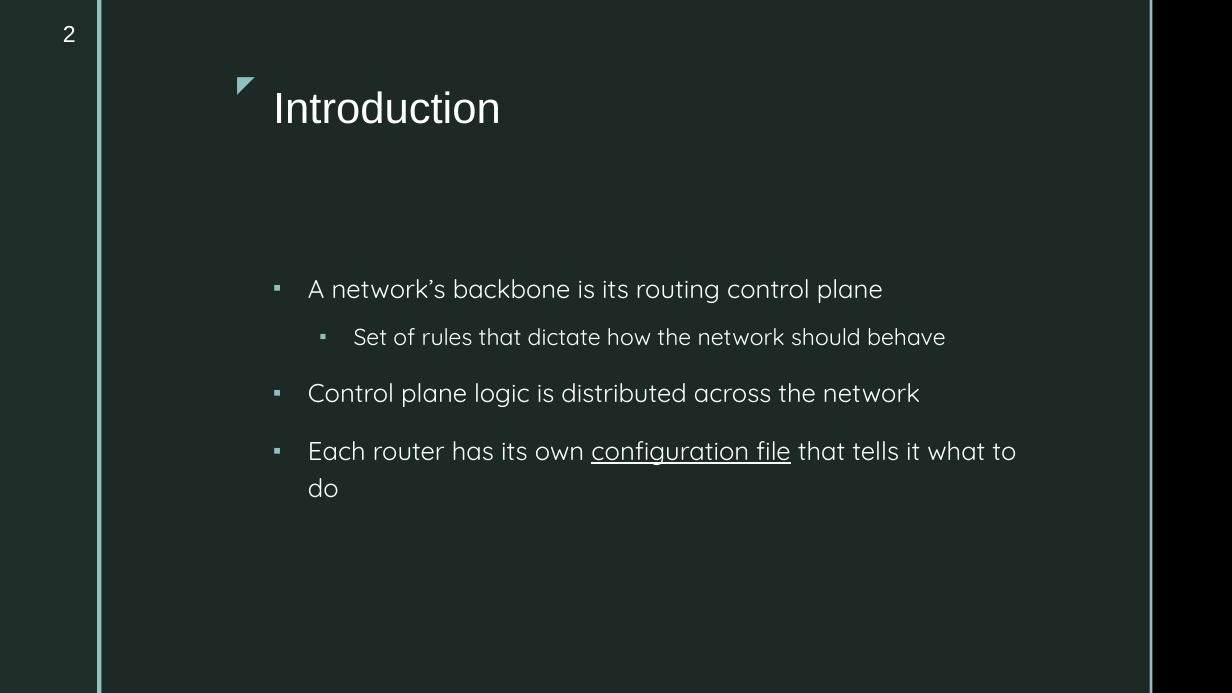
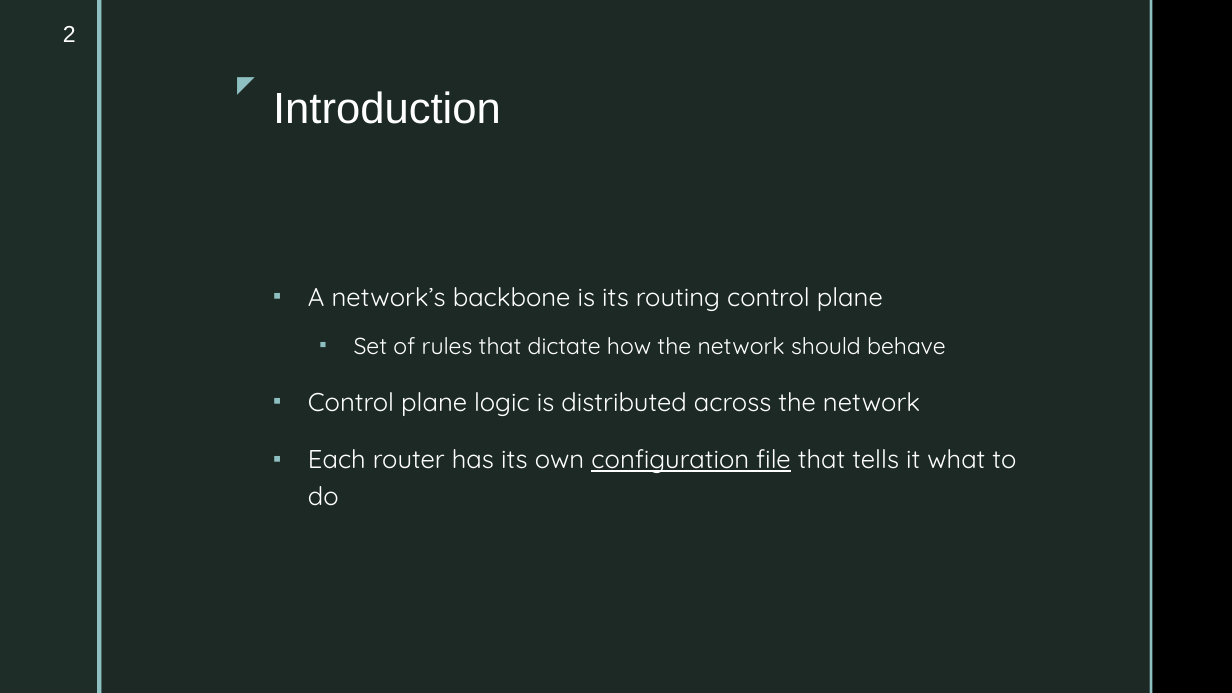
Before and after one commit to ahsanMah/config-completion, a slide deck: slide 2 of Final Presentation.pptx. Drawn at 1232x693 pixels with LibreOffice and Linux fonts; fonts in the diff are those of the drawing; background and template pictures are left out. Boxes give left, top, right and bottom in pixels: in the first picture for what was removed or moved away, otherwise in the second. Text is boxed around its words. In the diff, an @@ line names an element or a change of style, - is before the commit and + after.

```diff
--- a/Final Presentation.pptx
+++ b/Final Presentation.pptx
@@ text "A network’s backbone is its ...": place and size @@
-text "A network’s backbone is its ..." at [308, 279, 1016, 498]
+text "A network’s backbone is its ..." at [308, 287, 1016, 506]
```
Also in this commit, not shown: 8 other slides changed, 4 slides added, 1 other file.
